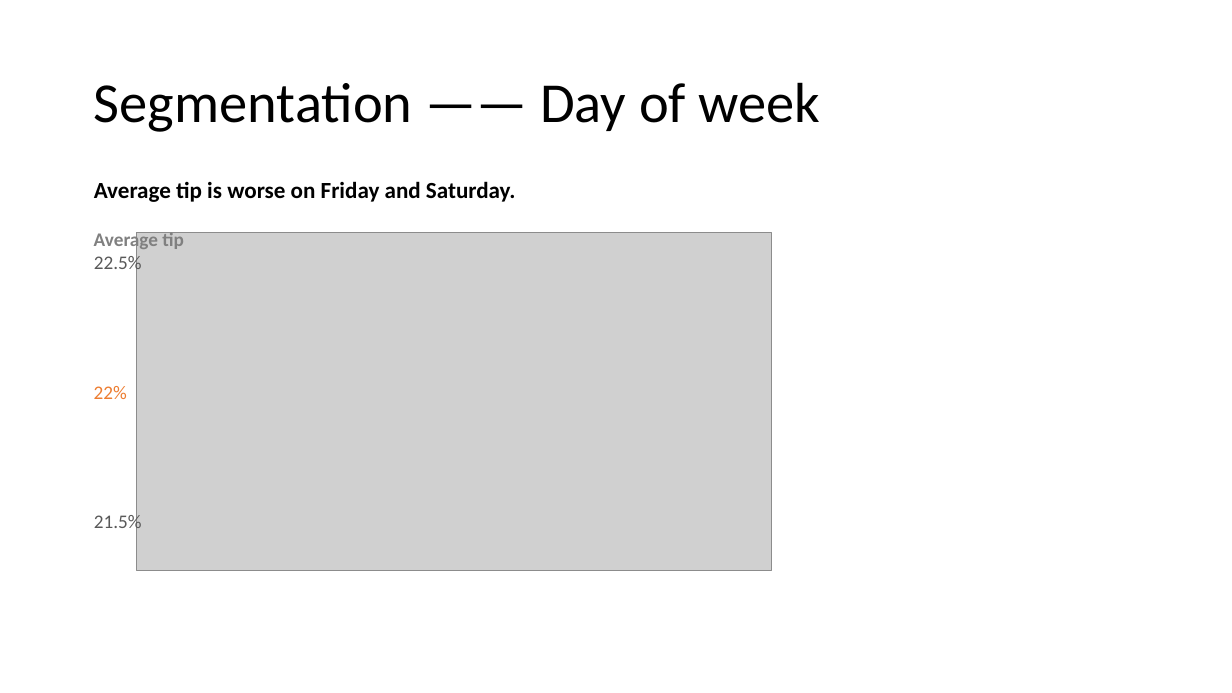
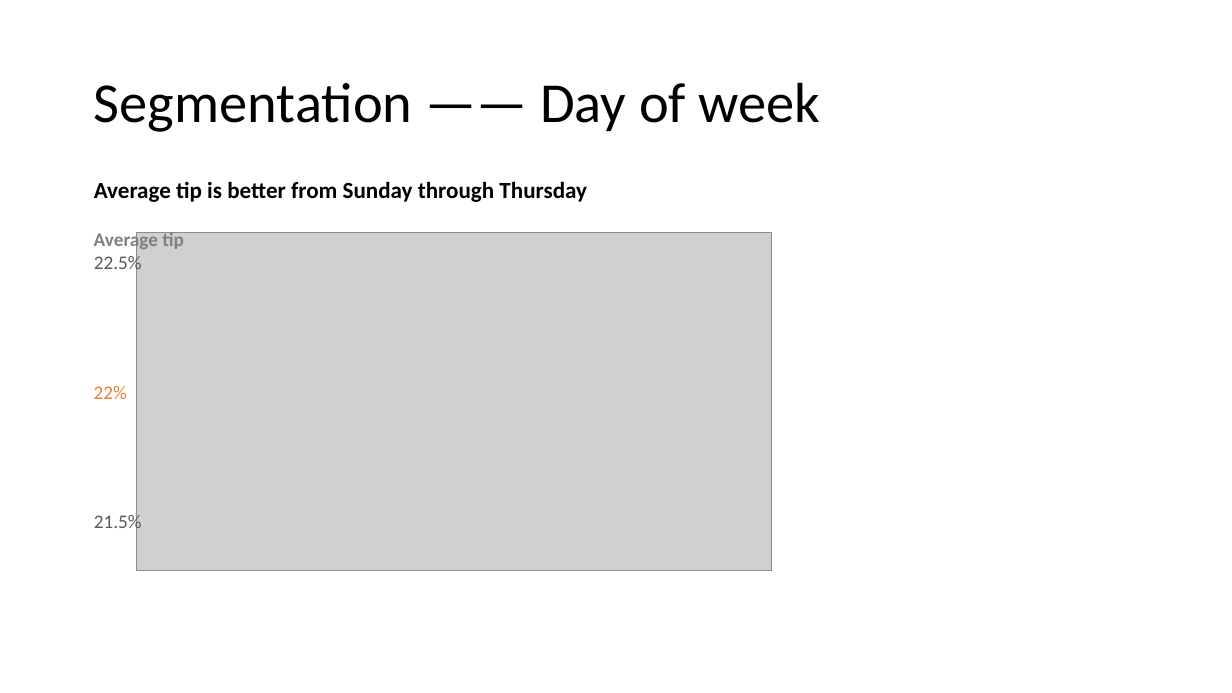
Before and after one commit to MiyainNYC/PySpark-Data-Challenge, a slide deck: slide 33 of DataChallengeAssessment.pptx. Drawn at 1232x693 pixels with LibreOffice and Linux fonts; fonts in the diff are those of the drawing; grey boxes stand for pictures. Boxes give left, top, right and bottom in pixels: in the first picture for what was removed or moved away, otherwise in the second. Text is boxed around its words. In the diff, an @@ line names an element or a change of style, - is before the commit and + after.

```diff
--- a/DataChallengeAssessment.pptx
+++ b/DataChallengeAssessment.pptx
@@ text at (94,181,587,202): text changed @@
-Average tip is worse on Friday and Saturday.
+Average tip is better from Sunday through Thursday
```
Also in this commit, not shown: 7 other slides changed, 2 slides added, 1 slide removed.
